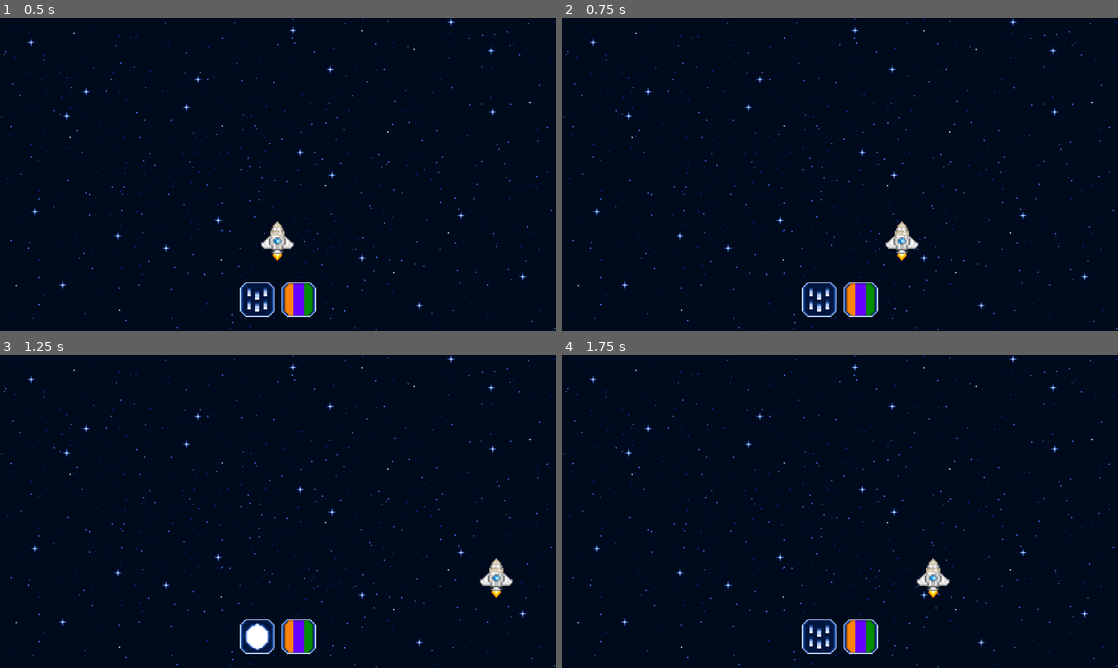
Above: before the commit, frames 1-4 (two rows, left to right).
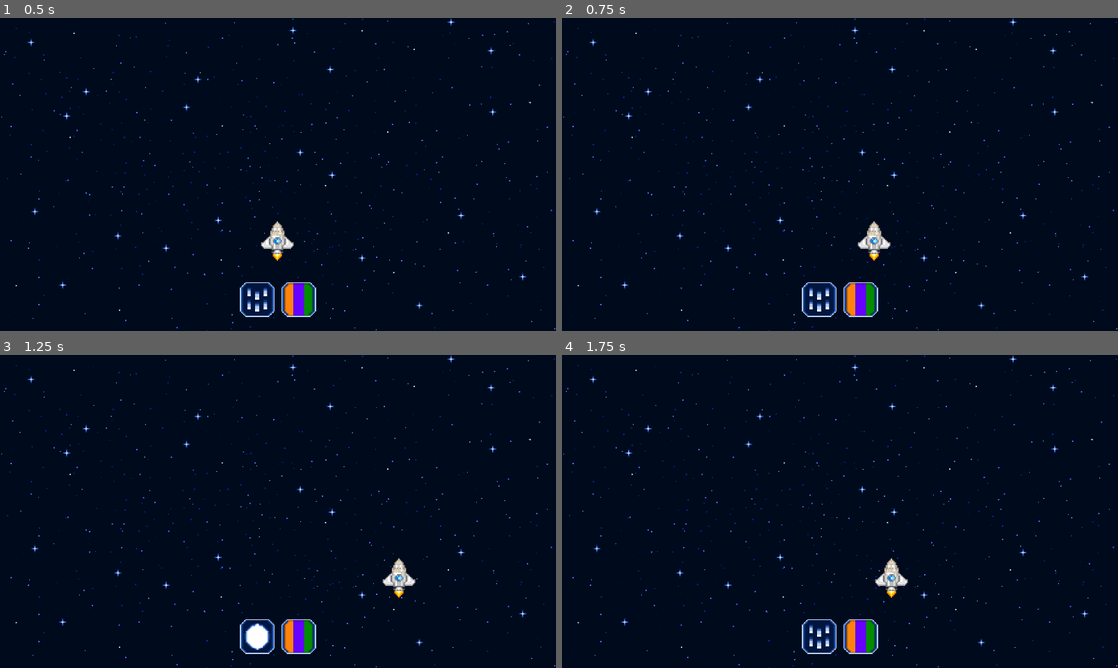
Above: after the commit, the same moments.

Repository: Annars30/GithubRepos-FINAL-project-ver1
Game: Godot game, scene res://Scenes/game.tscn
Same seed, same stepped clock (60 frames per second), same inputs: the game is played once before the commit and once after it.
Inputs (mouse positions are in pixels of both pictures, inside the frame that each line leads up to):
- Up to frame 1 (0.5 s): no input
- Up to frame 2 (0.75 s): tap Enter at 0.5 s; move the mouse to (817, 299) at 0.52 s; hold Right (move_right) from 0.53 s (still down); click (817, 299) at 0.67 s
- Up to frame 3 (1.25 s): keep holding Right (move_right)
- Up to frame 4 (1.75 s): move the mouse to (862, 636) at 1.27 s; release Right (move_right) at 1.28 s; hold Left (move_left) from 1.28 s (still down); click (862, 636) at 1.42 s

Frame 1 is identical in both runs. In frame 2, 0.7% of the frame differs, in the area x 53-65%, y 64-78%; in frame 3, 0.7%, in the area x 68-93%, y 64-78%; in frame 4, 0.7%.

Commit message:
Update ship_alive.gd

Diff:
--- a/Scripts/ship_alive.gd
+++ b/Scripts/ship_alive.gd
@@ -1,7 +1,24 @@
 extends CharacterBody2D
 
+#THIS WAS BEFORE
+#func _process(delta: float) -> void:
+	#if Input.is_action_pressed("move_right"):
+		#position.x += 7
+	#if Input.is_action_pressed("move_left"):
+		#position.x -= 7
+
+
+const SPEED = 400.0
+var collision = move_and_collide
+
+
+
 func _process(delta: float) -> void:
+	var direction = 0.0
 	if Input.is_action_pressed("move_right"):
-		position.x += 12
+		direction +=1
 	if Input.is_action_pressed("move_left"):
-		position.x -= 12
+		direction -=1
+	velocity.x = direction * SPEED
+
+	move_and_slide()
